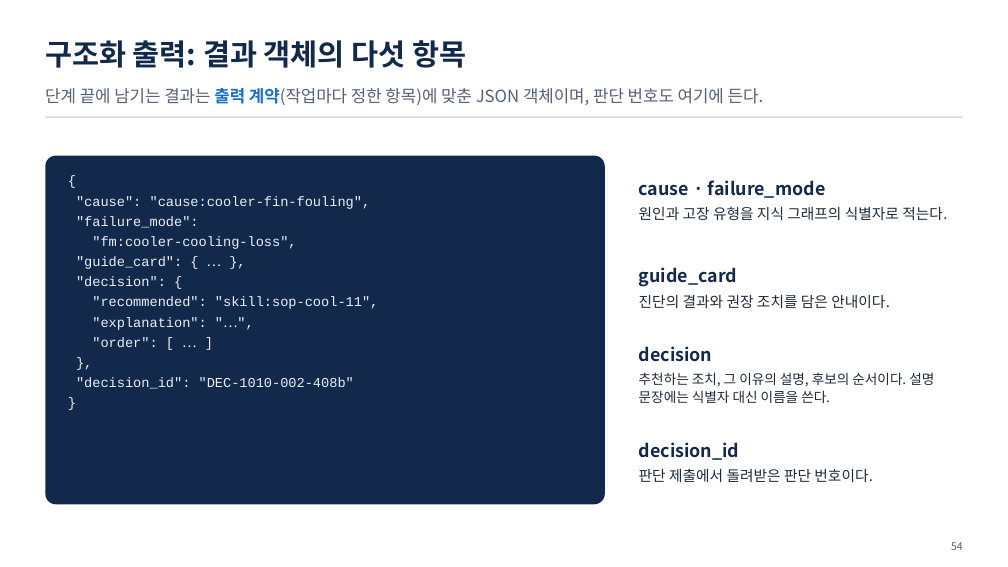
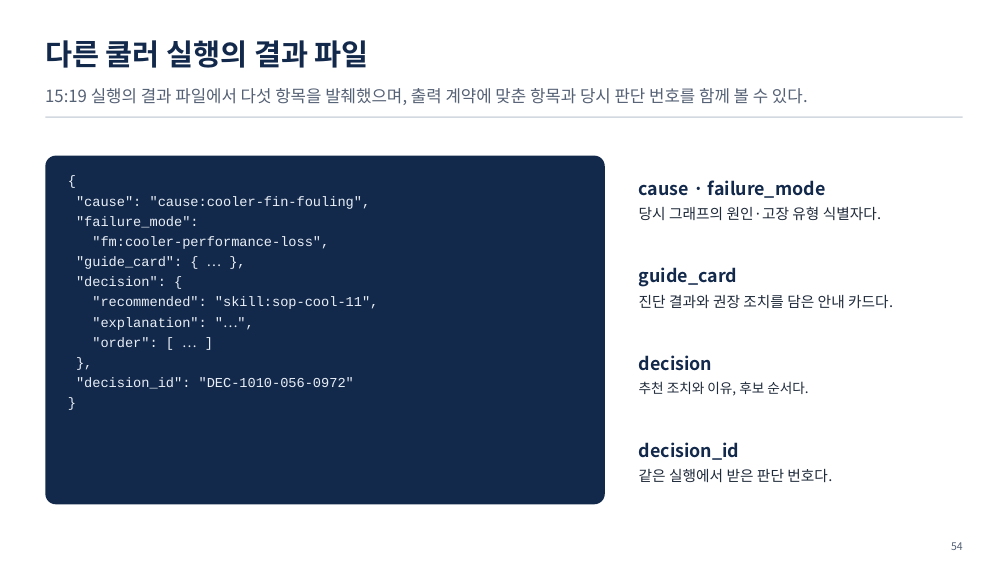
Before and after one commit to uengine-oss/hyd-iot-edu, a slide deck: slide 54 of workspace/강의제작/산출물/통합반/이론/05회차/통합반_05일차.pptx. Drawn at 1008x567 pixels with LibreOffice and Linux fonts; fonts in the diff are those of the drawing. Boxes give left, top, right and bottom in pixels: in the first picture for what was removed or moved away, otherwise in the second. Text is boxed around its words. In the diff, an @@ line names an element or a change of style, - is before the commit and + after.

Commit message:
통합반 5회차 53~60장의 구조화 출력과 실행 기록을 공식 화면·낭독과 맞춘다

```diff
--- a/workspace/강의제작/산출물/통합반/이론/05회차/통합반_05일차.pptx
+++ b/workspace/강의제작/산출물/통합반/이론/05회차/통합반_05일차.pptx
@@ text at box(45, 40, 369, 68): text changed @@
-구조화 출력: 결과 객체의 다섯 항목
+다른 쿨러 실행의 결과 파일
@@ text at box(45, 88, 808, 105): text changed @@
-단계 끝에 남기는 결과는 출력 계약(작업마다 정한 항목)에 맞춘 JSON 객체이며, 판단 번호도 여기에 든다.
+15:19 실행의 결과 파일에서 다섯 항목을 발췌했으며, 출력 계약에 맞춘 항목과 당시 판단 번호를 함께 볼 수 있다.
@@ text at box(639, 206, 881, 220): text changed @@
-원인과 고장 유형을 지식 그래프의 식별자로 적는다.
+당시 그래프의 원인·고장 유형 식별자다.
@@ text at box(92, 236, 329, 249): text changed @@
-"fm:cooler-cooling-loss",
+"fm:cooler-performance-loss",
@@ text at box(639, 295, 893, 308): text changed @@
-진단의 결과와 권장 조치를 담은 안내이다.
+진단 결과와 권장 조치를 담은 안내 카드다.
@@ text at box(76, 377, 354, 389): text changed @@
-"decision_id": "DEC-1010-002-408b"
+"decision_id": "DEC-1010-056-0972"
@@ text at box(639, 381, 808, 396): text changed @@
-추천하는 조치, 그 이유의 설명, 후보의 순서이다. 설명 문장에는 식별자 대신 이름을 쓴다.
+추천 조치와 이유, 후보 순서다.
@@ text at box(639, 469, 832, 482): text changed @@
-판단 제출에서 돌려받은 판단 번호이다.
+같은 실행에서 받은 판단 번호다.
```
Also in this commit, not shown: 7 other slides changed, 31 other files.
